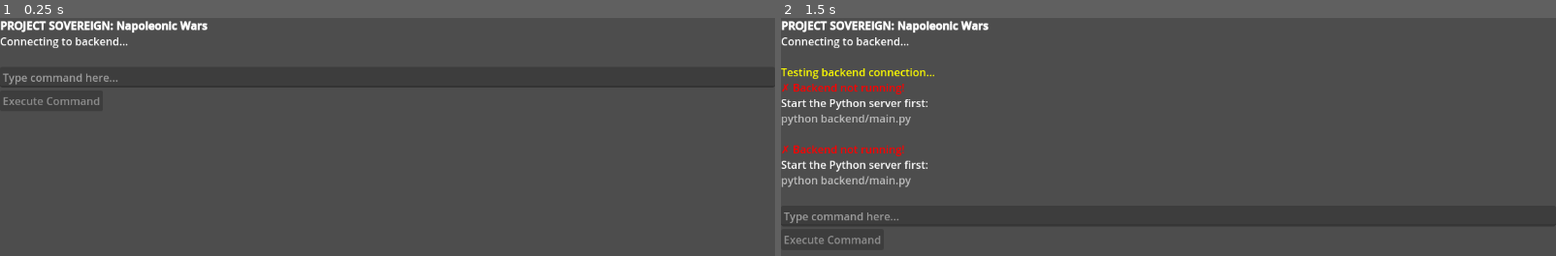
Above: before the commit, frames 1-2 (left to right).
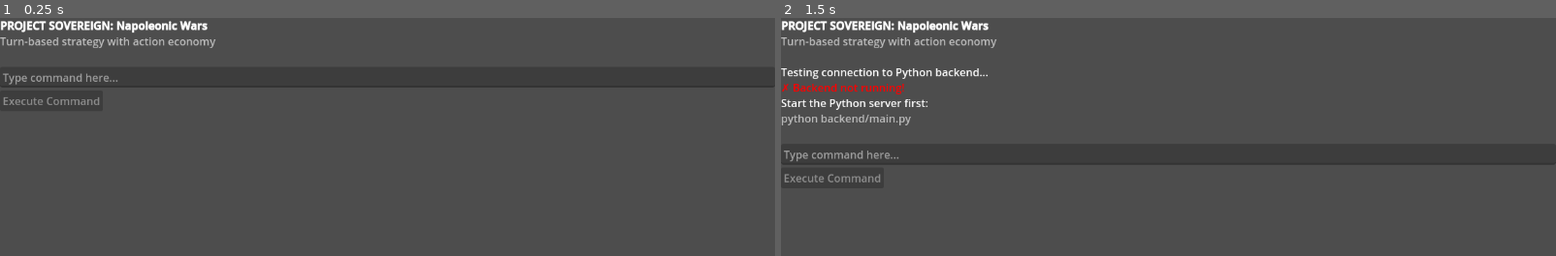
Above: after the commit, the same moments.

Repository: mitchsuch-star/project-sovereign-map
Game: Godot game, scene res://scenes/main.tscn
Same seed, same stepped clock (60 frames per second), same inputs: the game is played once before the commit and once after it.
Inputs:
- Up to frame 1 (0.25 s): no input
- Up to frame 2 (1.5 s): tap Enter at 0.5 s; tap Space at 1.25 s

The runs differ from the first frame. In frame 1, 0.5% of the frame differs, in the area x 0-28%, y 8-13%; in frame 2, 3.0%, in the area x 0-100%, y 8-96%.

Commit message:
git add . git commit -m "ACTION ECONOMY COMPLETE: 4 actions/turn with realistic combat
Week 2 Day 2 - Major milestone achieved:

Action Point System:
- 4 actions per turn with automatic advancement
- Free actions for status/help/unknown queries
- Proper action cost tracking
- Turn counter displays as integer (no more floats!)

Combat Improvements:
- Fixed casualty calculations (realistic losses)
- Attacker: ~35-40% casualties
- Defender: ~5-7% casualties with advantage
- Morale affects combat effectiveness
- Debug logging for battle analysis

UI Enhancements:
- Integer formatting throughout (%d formatter)
- Action counter display (3/4 remaining)
- Turn advancement messages
- Clean visual feedback

Bug Fixes:
- Removed duplicate turn advancement
- Fixed status command costing actions
- Fixed float display in Godot
- Prevented multiple simultaneous requests

Testing:
- Full turn cycles working (4 actions → turn advance)
- Combat casualties realistic and balanced
- Morale system operational
- Game fully playable end-to-end

Status: MVP core gameplay 100% functional ✅"

git push

Diff:
--- a/godot-client/project-sovereign/scripts/api_client.gd
+++ b/godot-client/project-sovereign/scripts/api_client.gd
@@ -1,46 +1,49 @@
 extends Node
 
-# API endpoint
 const API_URL = "http://127.0.0.1:8005"
 
-# HTTP request node
 var http_request: HTTPRequest
 
 func _ready():
-	# Create HTTP request node
 	http_request = HTTPRequest.new()
 	add_child(http_request)
 	http_request.request_completed.connect(_on_request_completed)
 
+var pending_callback: Callable
+
+func test_connection(callback: Callable):
+	pending_callback = callback
+	var url = API_URL + "/test"
+	var error = http_request.request(url)
+	if error != OK:
+		print("ERROR: HTTP request failed with code: ", error)
+
 func send_command(command: String, callback: Callable):
+	pending_callback = callback
 	var url = API_URL + "/command"
 	var headers = ["Content-Type: application/json"]
 	var body = JSON.stringify({"command": command})
-
-	# Store callback for when request completes
-	http_request.set_meta("callback", callback)
-
-	# Send request
 	var error = http_request.request(url, headers, HTTPClient.METHOD_POST, body)
-
 	if error != OK:
-		push_error("HTTP Request failed with error: " + str(error))
-		callback.call({"success": false, "message": "Connection failed"})
+		print("ERROR: HTTP request failed with code: ", error)
 
 func _on_request_completed(result, response_code, headers, body):
-	var callback = http_request.get_meta("callback")
+	var response_text = body.get_string_from_utf8()
 
-	if response_code != 200:
-		callback.call({"success": false, "message": "Server error: " + str(response_code)})
-		return
+	print("Response code: ", response_code)
+	print("Response body: ", response_text)
 
-	# Parse JSON response
-	var json = JSON.new()
-	var parse_result = json.parse(body.get_string_from_utf8())
+	if response_code == 200:
+		var json = JSON.new()
+		var parse_result = json.parse(response_text)
 
-	if parse_result != OK:
-		callback.call({"success": false, "message": "Invalid response from server"})
-		return
-
-	# Return parsed data
-	callback.call(json.data)
+		if parse_result == OK:
+			var response_data = json.data
+			response_data["success"] = true
+			pending_callback.call(response_data)
+		else:
+			print("ERROR: JSON parse failed")
+			pending_callback.call({"success": false, "message": "JSON parse error"})
+	else:
+		print("ERROR: Bad response code: ", response_code)
+		pending_callback.call({"success": false, "message": "Connection failed"})
--- a/godot-client/project-sovereign/scripts/main.gd
+++ b/godot-client/project-sovereign/scripts/main.gd
@@ -1,42 +1,67 @@
 extends Control
 
-# References to UI nodes
+# UI References
 @onready var output_display = $VBoxContainer/OutputDisplay
 @onready var command_input = $VBoxContainer/CommandInput
 @onready var send_button = $VBoxContainer/SendButton
 
-# API client
-var api_client
+# API Client
+var api_client = null
+
+# Action economy tracking
+var actions_remaining = 4
+var max_actions = 4
+var current_turn = 1
+var max_turns = 40
 
 func _ready():
+	# Get references to UI nodes
+	output_display = $VBoxContainer/OutputDisplay
+	command_input = $VBoxContainer/CommandInput
+	send_button = $VBoxContainer/SendButton
+
 	# Create API client
 	api_client = load("res://scripts/api_client.gd").new()
 	add_child(api_client)
 
-	# Connect signals
-	send_button.pressed.connect(_on_send_button_pressed)
-	command_input.text_submitted.connect(_on_command_submitted)
+	# Connect signals ONLY if not already connected
+	if not send_button.pressed.is_connected(_on_send_button_pressed):
+		send_button.pressed.connect(_on_send_button_pressed)
 
-	# Disable input while loading
+	if not command_input.text_submitted.is_connected(_on_command_submitted):
+		command_input.text_submitted.connect(_on_command_submitted)
+
+	# Start disabled
 	set_input_enabled(false)
 
 	# Welcome message
 	add_output("[b]PROJECT SOVEREIGN: Napoleonic Wars[/b]")
-	add_output("Connecting to backend...\n")
+	add_output("[color=gray]Turn-based strategy with action economy[/color]")
+	add_output("")
 
-	# Test connection
+	# Test connection after a brief delay
 	await get_tree().create_timer(0.5).timeout
 	test_connection()
 
 func test_connection():
-	add_output("[color=yellow]Testing backend connection...[/color]")
-	api_client.send_command("status", _on_connection_test)
+	"""Test if backend is running."""
+	add_output("Testing connection to Python backend...")
+	api_client.test_connection(_on_connection_test)
 
 func _on_connection_test(response):
+	"""Handle connection test response."""
 	if response.success:
 		add_output("[color=green]✓ Backend connected![/color]")
+		add_output("")
+
+		# Get initial game state
+		if response.has("action_summary"):
+			_update_action_display(response.action_summary)
+
 		add_output("Type commands to control your marshals.")
-		add_output("Example: 'Ney, attack Wellington'\n")
+		add_output("[color=gray]Examples: 'Ney, attack Wellington' or 'scout Rhine'[/color]")
+		add_output("[color=gray]Type 'end turn' to skip remaining actions[/color]\n")
+
 		set_input_enabled(true)
 	else:
 		add_output("[color=red]✗ Backend not running![/color]")
@@ -44,34 +69,58 @@
 		add_output("[color=gray]python backend/main.py[/color]\n")
 
 func _on_send_button_pressed():
+	"""Handle send button click."""
 	_execute_command()
 
-func _on_command_submitted(_text: String):
+func _on_command_submitted(text: String):
+	"""Handle enter key in command input."""
 	_execute_command()
 
 func _execute_command():
+	"""Execute the command in the input field."""
 	var command = command_input.text.strip_edges()
 
 	if command.is_empty():
 		return
 
-	# Display the command
+	# Display command
 	add_output("[color=cyan]> " + command + "[/color]")
 
-	# Clear input and disable during processing
-	command_input.clear()
+	# Clear input
+	command_input.text = ""
+
+	# Disable input while processing
 	set_input_enabled(false)
 
 	# Send to backend
 	api_client.send_command(command, _on_command_result)
 
 func _on_command_result(response):
+	"""Handle command execution result."""
 	# Re-enable input
 	set_input_enabled(true)
 
 	if response.success:
+		# Update action economy
+		if response.has("action_summary"):
+			_update_action_display(response.action_summary)
+
 		# Display result
 		add_output(response.message)
+
+		# Show action info
+		if response.has("action_info"):
+			var action_info = response.action_info
+
+			if action_info.has("turn_advanced") and action_info.turn_advanced:
+				var turn_text = "═══ TURN %d BEGINS ═══" % int(action_info.new_turn)
+				add_output("[color=yellow]" + turn_text + "[/color]")
+				var available_text = "%d actions available" % int(max_actions)
+				add_output("[color=green]" + available_text + "[/color]")
+			else:
+				if action_info.has("cost") and action_info.cost > 0:
+					var actions_text = "Action used. %d/%d remaining" % [int(actions_remaining), int(max_actions)]
+					add_output("[color=gray]" + actions_text + "[/color]")
 
 		# Show events if any
 		if response.has("events") and response.events.size() > 0:
@@ -81,16 +130,40 @@
 
 		add_output("")  # Blank line
 	else:
-		add_output("[color=red]Error: " + response.message + "[/color]\n")
+		add_output("[color=red]Error: " + response.message + "[/color]")
+
+		# Still update action display on error
+		if response.has("action_summary"):
+			_update_action_display(response.action_summary)
+
+		add_output("")
+
+	# Auto-focus input
+	command_input.grab_focus()
+
+func _update_action_display(action_summary):
+	"""Update action economy variables from server response."""
+	if action_summary.has("actions_remaining"):
+		actions_remaining = int(action_summary.actions_remaining)
+
+	if action_summary.has("max_actions"):
+		max_actions = int(action_summary.max_actions)
+
+	if action_summary.has("turn"):
+		current_turn = int(action_summary.turn)
+
+	if action_summary.has("max_turns"):
+		max_turns = int(action_summary.max_turns)
+
+	# Update window title (shows current state)
+	get_tree().root.title = "Project Sovereign - Turn" + str(current_turn) + " - " + str(actions_remaining) + "/" + str(max_actions) + " actions"
 
 func add_output(text: String):
+	"""Add text to output display with BBCode support."""
 	output_display.append_text(text + "\n")
 
-	# Auto-scroll to bottom
-	await get_tree().process_frame
-	output_display.scroll_to_line(output_display.get_line_count())
-
 func set_input_enabled(enabled: bool):
+	"""Enable or disable command input."""
 	command_input.editable = enabled
 	send_button.disabled = not enabled
 
Not shown, changed: backend/commands/executor.py
Not shown, changed: backend/game_logic/combat.py
Not shown, changed: backend/main.py
Not shown, changed: backend/models/world_state.py
